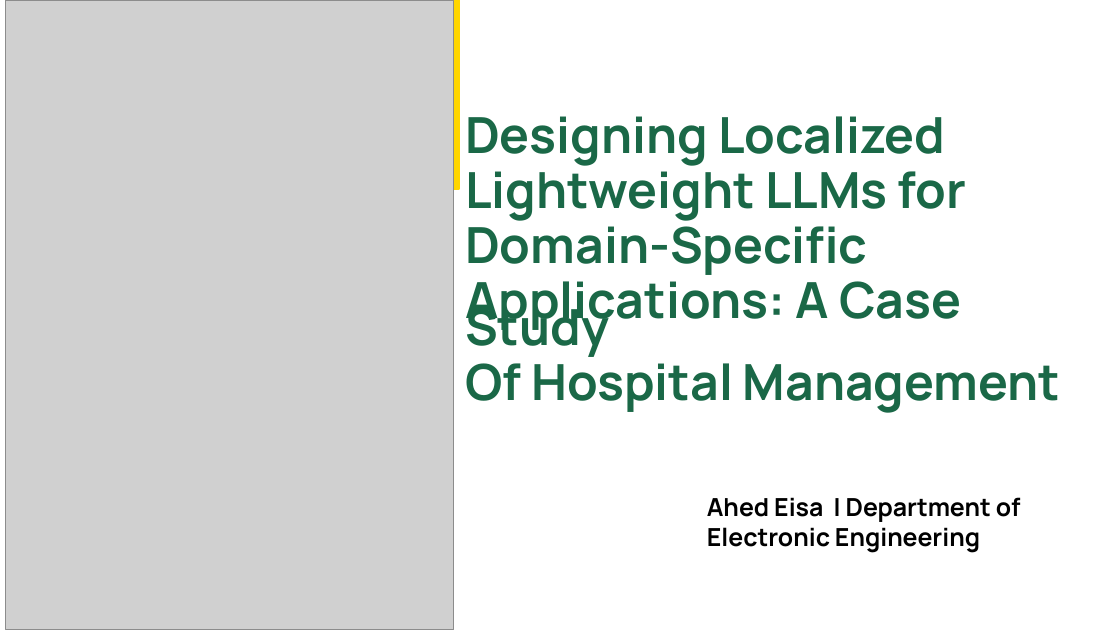
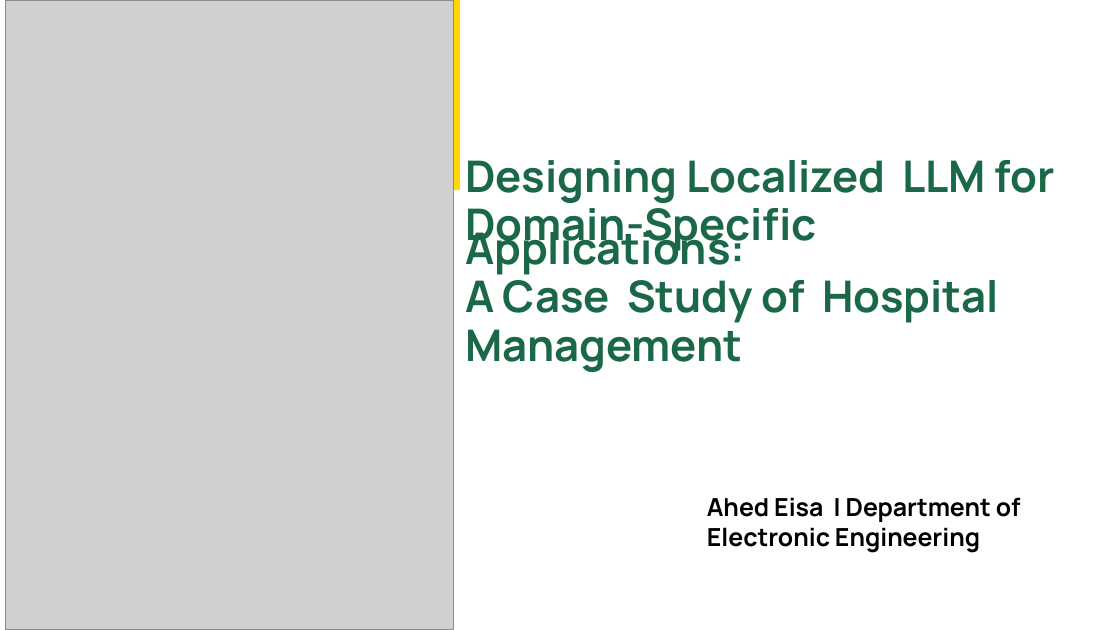
Before and after one commit to be-great/Big_Data_Analytics_in_Healthcare, a slide deck: slide 1 of Bigdata.pptx. Drawn at 1120x630 pixels with LibreOffice and Linux fonts; fonts in the diff are those of the drawing; grey boxes stand for pictures. Boxes give left, top, right and bottom in pixels: in the first picture for what was removed or moved away, otherwise in the second. Text is boxed around its words. In the diff, an @@ line names an element or a change of style, - is before the commit and + after.

```diff
--- a/Bigdata.pptx
+++ b/Bigdata.pptx
@@ text at <box>465,160,1055,372</box>: text changed; size 32 to 28 pt @@
-Designing Localized
-Lightweight LLMs for
-Domain-Specific
-Applications: A Case Study
-Of Hospital Management
+Designing Localized LLM for
+Domain-Specific Applications:
+A Case Study of Hospital
+Management
```
Also in this commit, not shown: 12 other slides changed, 1 slide added, 1 other file.
